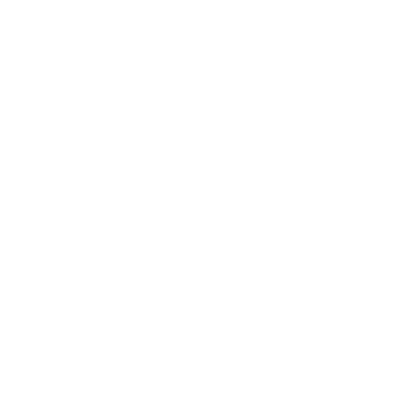
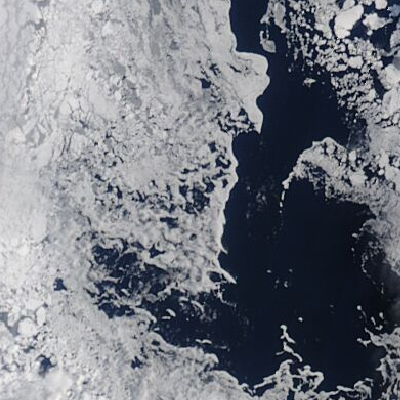
Comparing the layer stacks of the two w=400, h=400 images. Changes:
added layer "Layer 2" above "Layer 1" over [left=0, top=0, right=400, bottom=400]
added layer "Layer 1" above "Background" over [left=0, top=0, right=400, bottom=400]
